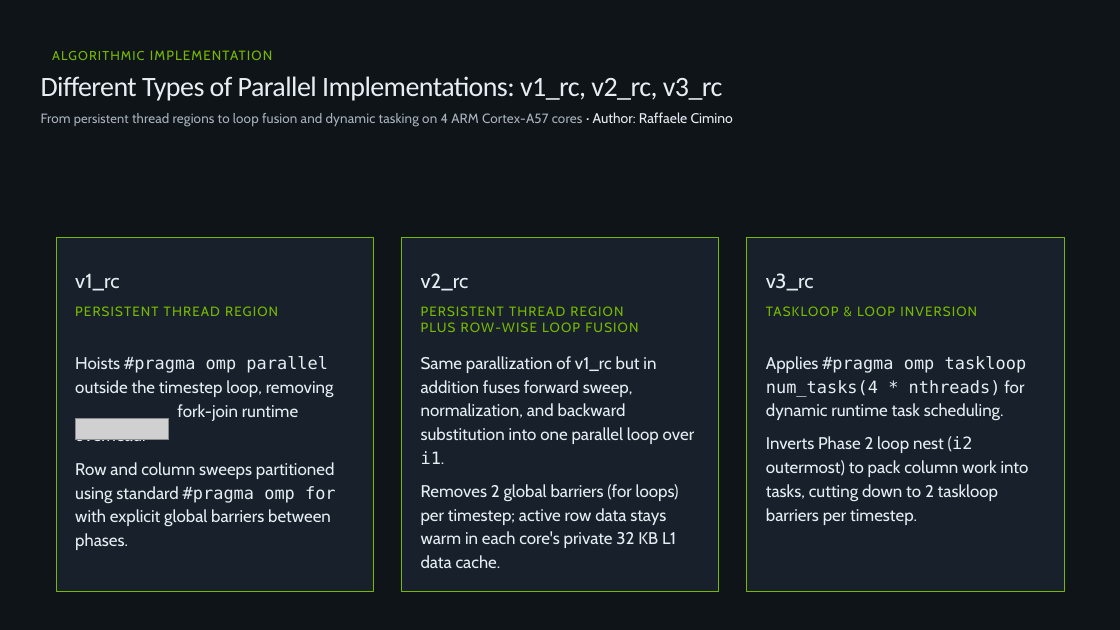
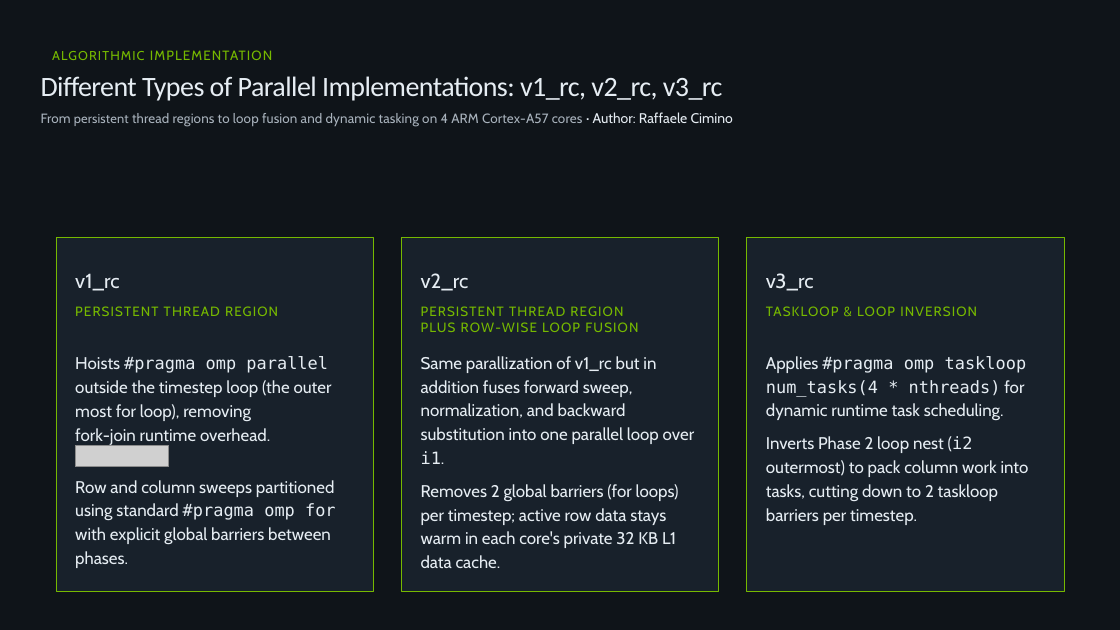
Before and after one commit to markx86/hpc-assignments, a slide deck: slide 5 of Problem_ADI-Alternating-Direction-Implicit-Stencil_Parallel-Solutions_Assignment-1_Team-8.pptx. Drawn at 1120x630 pixels with LibreOffice and Linux fonts; fonts in the diff are those of the drawing; grey boxes stand for pictures. Boxes give left, top, right and bottom in pixels: in the first picture for what was removed or moved away, otherwise in the second. Text is boxed around its words. In the diff, an @@ line names an element or a change of style, - is before the commit and + after.

```diff
--- a/Problem_ADI-Alternating-Direction-Implicit-Stencil_Parallel-Solutions_Assignment-1_Team-8.pptx
+++ b/Problem_ADI-Alternating-Direction-Implicit-Stencil_Parallel-Solutions_Assignment-1_Team-8.pptx
@@ text at [75,356,332,446]: text changed @@
-Hoists #pragma omp parallel outside the timestep loop, removing fork-join runtime overhead.
+Hoists #pragma omp parallel outside the timestep loop (the outer most for loop), removing fork-join runtime overhead.
@@ picture: place and size @@
-picture at [76,418,169,439]
+picture at [76,445,169,466]
@@ text "Row and column sweeps partitioned ...": place and size @@
-text "Row and column sweeps partitioned ..." at [75,462,336,550]
+text "Row and column sweeps partitioned ..." at [75,480,336,568]
```
Also in this commit, not shown: 5 other slides changed, 2 slides added, 2 slides removed.
